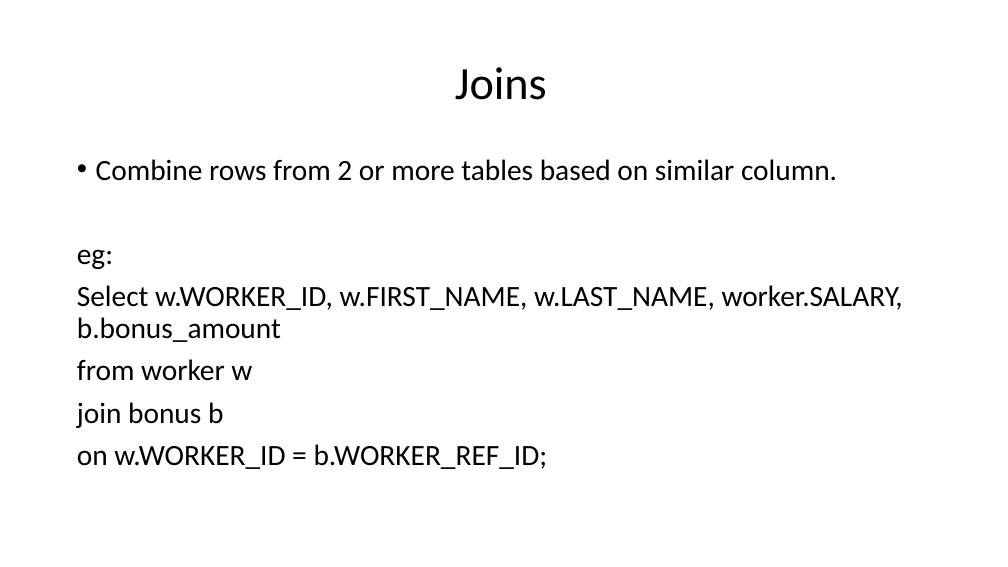
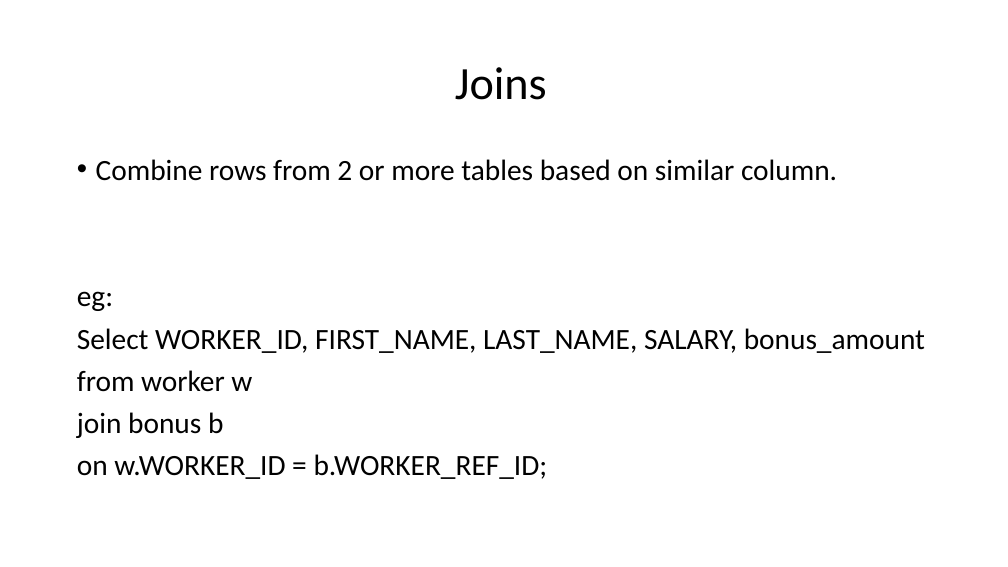
Before and after one commit to vvthakral/data-science-bootcamp, a slide deck: slide 25 of week-2-sql/sql.pptx. Drawn at 1008x567 pixels with LibreOffice and Linux fonts; fonts in the diff are those of the drawing. Boxes give left, top, right and bottom in pixels: in the first picture for what was removed or moved away, otherwise in the second. Text is boxed around its words. In the diff, an @@ line names an element or a change of style, - is before the commit and + after.

```diff
--- a/week-2-sql/sql.pptx
+++ b/week-2-sql/sql.pptx
@@ text at (77, 328, 925, 353): text changed @@
-Select w.WORKER_ID, w.FIRST_NAME, w.LAST_NAME, worker.SALARY, b.bonus_amount
+Select WORKER_ID, FIRST_NAME, LAST_NAME, SALARY, bonus_amount
```
Also in this commit, not shown: 10 other slides changed, 1 slide removed.
